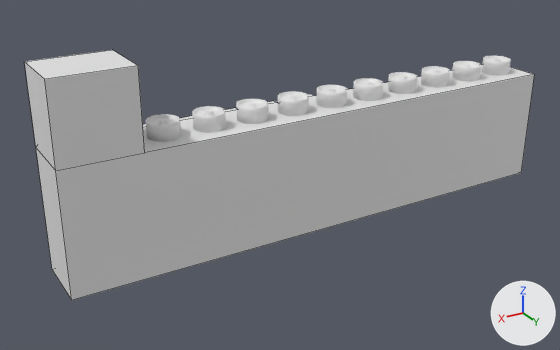
Renders of the Blender file blender_models/Machines/Pillars.blend from each side of a commit.
Before and after are seen from a 50 mm lens placed at (2.73, 3.86, 2.4), pointed at (0.24, -0.3, 0.32). The axes (+X, +Y, +Z) are drawn at lower right. The lights are the same throughout. Mesh edges are drawn as thin lines on the coarser meshes. Materials are left out; every surface is plain grey.

Script lines for the objects in view, before the commit:
```python
me_circle = bpy.data.meshes.new('Circle')
me_circle.from_pydata(...)  # 288 vertices, 258 faces; spans x -0.1..0.1, y -0.1..0.1, z 0.0..0.1
# faces by material slot: [65, 161, 32]
me_circle.materials.append(mat_base)
me_circle.materials.append(mat_base_dark)
me_circle.materials.append(mat_darkness)
me_cube = bpy.data.meshes.new('Cube')
me_cube.from_pydata(...)  # 102 vertices, 79 faces; spans x -4.5..4.5, y -1.5..0.0, z 0.0..3.25
me_cube.materials.append(mat_base)
ob_base = bpy.data.objects.new('Base', me_cube)
ob_base.location = (0.0, 0.0, 0.0)
ob_base.scale = (0.4, 0.4, 0.4)
ob_pillar6 = bpy.data.objects.new('Pillar6', me_circle)
ob_pillar6.parent = ob_base
ob_pillar6.matrix_parent_inverse = Matrix(((2.5, 0.0, 0.0, 0.0), (0.0, 2.5, 0.0, 0.0), (0.0, 0.0, 2.5, 0.0), (0.0, 0.0, 0.0, 1.0)))
ob_pillar6.location = (0.2, -0.2, 0.8)
ob_pillar7 = bpy.data.objects.new('Pillar7', me_circle)
ob_pillar7.parent = ob_base
ob_pillar7.matrix_parent_inverse = Matrix(((2.5, 0.0, 0.0, 0.0), (0.0, 2.5, 0.0, 0.0), (0.0, 0.0, 2.5, 0.0), (0.0, 0.0, 0.0, 1.0)))
ob_pillar7.location = (0.5, -0.2, 0.8)
# also in view: 'Pillar9' at (1.1, -0.2, 0.85); 'Pillar2' at (-1.0, -0.2, 0.85); 'Pillar5' at (-0.1, -0.2, 0.85); 'Pillar0' at (-1.6, -0.2, 0.85); 'Pillar1' at (-1.3, -0.2, 0.85)
```
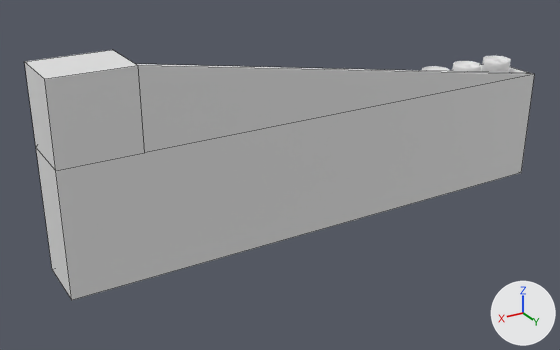
Boxes [x1, y1, x2, y2] around the edits, measured in the pictures (560 x 350 px):
'Ramp', added: after [137, 64, 534, 153]
'Pillar9', unchanged, covered by the edit: before [146, 114, 181, 142]

What changed in the scene script:
```text
Add me_cube_002:
    me_cube_002.from_pydata([(-4.5, -0.1, 2.0), (-4.5, 0.0, 2.0), (3.25, -0.1, 2.0), (3.25, -0.1, 3.25), (3.25, 0.0, 2.0), (3.25, 0.0, 3.25)], [], [(1, 5, 4), (4, 5, 3, 2), (2, 3, 0), (1, 4, 2, 0), (5, 1, 0, 3)])
Add ob_ramp:
    ob_ramp = bpy.data.objects.new('Ramp', me_cube_002)
    ob_ramp.parent = ob_base
    ob_ramp.matrix_parent_inverse = Matrix(((2.5, 0.0, 0.0, 0.0), (0.0, 2.5, 0.0, 0.0), (0.0, 0.0, 2.5, 0.0), (0.0, 0.0, 0.0, 1.0)))
    ob_ramp.location = (0.0, 0.0, 0.0)
    ob_ramp.scale = (0.4, 0.4, 0.4)
```
